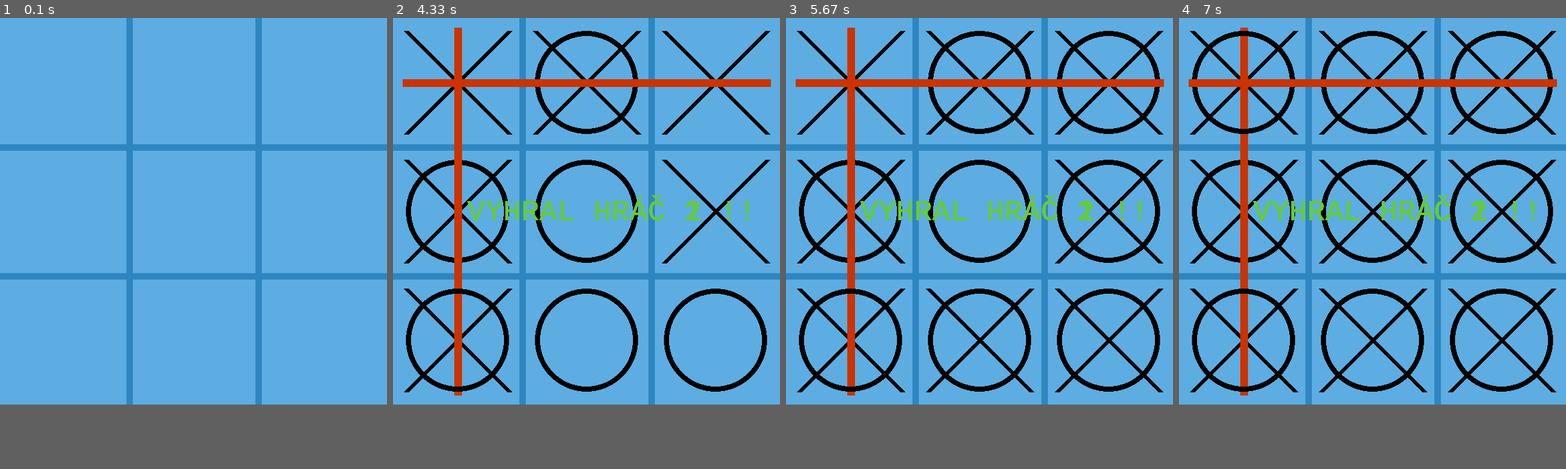
Above: before the commit, frames 1-4 (left to right).
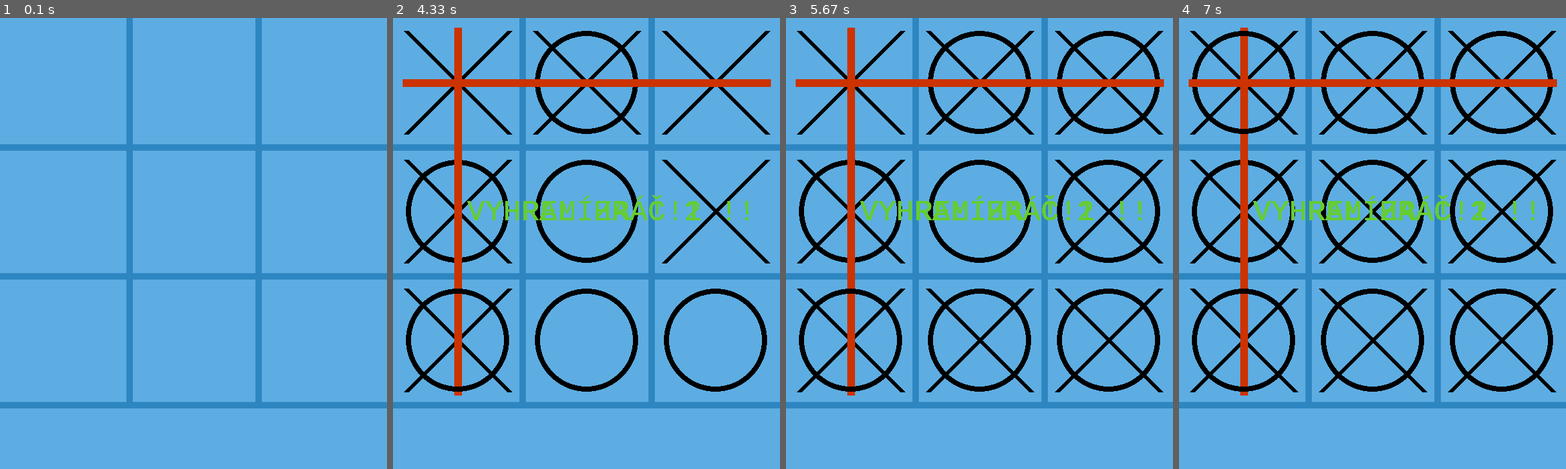
Above: after the commit, the same moments.

Repository: Marek3008/Python
Game: pygame game, started from Pyglet/piskvorky-pygame.py
Two runs of this game, one before a commit and one after it. Both use one fixed random seed, a clock stepped at 60 frames per second and the inputs below.
Inputs (mouse positions are in pixels of both pictures, inside the frame that each line leads up to):
- Up to frame 1 (0.1 s): no input
- Up to frame 2 (4.33 s): press the mouse at (714, 81) at 0.37 s; move the mouse to (640, 99) at 0.47 s; release the mouse at (571, 121) at 0.6 s; press the mouse at (586, 81) at 0.7 s; move the mouse to (516, 225) at 0.8 s; release the mouse at (451, 374) at 0.93 s; press the mouse at (458, 338) at 1.03 s; move the mouse to (551, 261) at 1.13 s; release the mouse at (648, 180) at 1.27 s; press the mouse at (458, 211) at 1.37 s; move the mouse to (516, 311) at 1.47 s; release the mouse at (578, 405) at 1.6 s; press the mouse at (458, 211) at 1.7 s; move the mouse to (451, 220) at 1.8 s; release the mouse at (443, 229) at 1.93 s; press the mouse at (586, 211) at 2.03 s; move the mouse to (601, 311) at 2.13 s; release the mouse at (613, 414) at 2.27 s; press the mouse at (458, 81) at 2.37 s; move the mouse to (571, 144) at 2.47 s; release the mouse at (683, 202) at 2.6 s; press the mouse at (458, 338) at 2.7 s; move the mouse to (540, 257) at 2.8 s; release the mouse at (625, 180) at 2.93 s; press the mouse at (586, 81) at 3.03 s; move the mouse to (551, 202) at 3.13 s; release the mouse at (512, 324) at 3.27 s; press the mouse at (586, 338) at 3.37 s; move the mouse to (555, 365) at 3.47 s; release the mouse at (520, 387) at 3.6 s; press the mouse at (714, 211) at 3.7 s; move the mouse to (663, 166) at 3.8 s; release the mouse at (609, 121) at 3.93 s; click (706, 311) at 4.05 s
- Up to frame 3 (5.67 s): press the mouse at (1099, 311) at 4.37 s; move the mouse to (979, 270) at 4.47 s; release the mouse at (855, 234) at 4.6 s; press the mouse at (1107, 211) at 4.7 s; move the mouse to (1107, 261) at 4.8 s; release the mouse at (1107, 311) at 4.93 s; press the mouse at (979, 338) at 5.03 s; move the mouse to (1037, 270) at 5.13 s; release the mouse at (1095, 198) at 5.27 s; click (1107, 81) at 5.38 s
- Up to frame 4 (7 s): press the mouse at (1372, 211) at 6.2 s; move the mouse to (1415, 144) at 6.3 s; release the mouse at (1457, 76) at 6.43 s; click (1295, 121) at 6.55 s
In our replay, the window is 600x600 before the commit and 600x700 after it. These sizes can differ from the game's own. Grey fills any space a smaller window leaves; there, only what the larger window draws over its background counts as a difference.

The runs differ from the first frame. In frame 1, 1.4% of the frame differs, in the area x 0-100%, y 85-87%; in frame 2, 1.7%; in frame 3, 1.7%; in frame 4, 1.7%, in the area x 0-100%, y 39-87%.

Commit message:
uz funguje remiza a snazim sa dat do grafiky ze ktory hrac je na rade

Diff:
--- a/Pyglet/piskvorky-pygame.py
+++ b/Pyglet/piskvorky-pygame.py
@@ -6,7 +6,7 @@
 pygame.init()
 
 #konstanty a dalsie vecicky
-VYSKA = 600
+VYSKA = 700
 SIRKA = 600
 stlacene = False
 hrac = 1
@@ -22,6 +22,7 @@
 font = pygame.font.SysFont("Consolas", 50)
 nadpis1 = font.render("VYHRAL HRÁČ 1 !!", True, (102, 204, 51))
 nadpis2 = font.render("VYHRAL HRÁČ 2 !!", True, (102, 204, 51))
+remiza1 = font.render("REMÍZA !!", True, (102, 204, 51))
 
 #obrazovka
 obrazovka = pygame.display.set_mode((SIRKA, VYSKA))
@@ -39,11 +40,13 @@
 ciara((0, 200), (600, 200))
 #2. horizontalna
 ciara((0, 400), (600, 400))
-
-
-
-
-def prida_do_hracej_plochy(riadok, stlpec, cislo, namiesto):
+#spodna
+ciara((0, 600), (600, 600))
+
+
+
+
+def prida_do_hracej_plochy(riadok, stlpec, cislo):
     for riadocek in hracia_plocha:
         for nula in riadocek:
             if nula == 0:
@@ -62,74 +65,74 @@
     #vlavo hore
     if pozicia_x in range(0, 200) and pozicia_y in range(0, 200):
         if hrac == 1:
-            prida_do_hracej_plochy(0, 0, 1, 0)
+            prida_do_hracej_plochy(0, 0, 1)
             nakresli_krizik(20, 20, 180, 180, 180, 20, 20, 180)
         if hrac == -1:
-            prida_do_hracej_plochy(0, 0, 2, 0)
+            prida_do_hracej_plochy(0, 0, 2)
             nakresli_kruzok(100, 100)
     #stred hore
     if pozicia_x in range(200, 400) and pozicia_y in range(0, 200):
         if hrac == 1:
-            prida_do_hracej_plochy(0, 1, 1, 0)
+            prida_do_hracej_plochy(0, 1, 1)
             nakresli_krizik(220, 20, 380, 180, 380, 20, 220, 180)
         if hrac == -1:
-            prida_do_hracej_plochy(0, 1, 2, 0)
+            prida_do_hracej_plochy(0, 1, 2)
             nakresli_kruzok(300, 100)
     #vpravo hore
     if pozicia_x in range(400, 600) and pozicia_y in range(0, 200):
         if hrac == 1:
-            prida_do_hracej_plochy(0, 2, 1, 0)
+            prida_do_hracej_plochy(0, 2, 1)
             nakresli_krizik(420, 20, 580, 180, 580, 20, 420, 180)
         if hrac == -1:
-            prida_do_hracej_plochy(0, 2, 2, 0)
+            prida_do_hracej_plochy(0, 2, 2)
             nakresli_kruzok(500, 100)
     #vlavo stred
     if pozicia_x in range(0, 200) and pozicia_y in range(200, 400):
         if hrac == 1:
-            prida_do_hracej_plochy(1, 0, 1, 0)
+            prida_do_hracej_plochy(1, 0, 1)
             nakresli_krizik(20, 220, 180, 380, 180, 220, 20, 380)
         if hrac == -1:
-            prida_do_hracej_plochy(1, 0, 2, 0)
+            prida_do_hracej_plochy(1, 0, 2)
             nakresli_kruzok(100, 300)
     #stred stred
     if pozicia_x in range(200, 400) and pozicia_y in range(200, 400):
         if hrac == 1:
-            prida_do_hracej_plochy(1, 1, 1, 0)
+            prida_do_hracej_plochy(1, 1, 1)
             nakresli_krizik(220, 220, 380, 380, 380, 220, 220, 380)
         if hrac == -1:
             nakresli_kruzok(300, 300)
-            prida_do_hracej_plochy(1, 1, 2, 0)
+            prida_do_hracej_plochy(1, 1, 2)
     #stred vpravo
     if pozicia_x in range(400, 600) and pozicia_y in range(200, 400):
         if hrac == 1:
-            prida_do_hracej_plochy(1, 2, 1, 0)
+            prida_do_hracej_plochy(1, 2, 1)
             nakresli_krizik(420, 220, 580, 380, 580, 220, 420, 380)
         if hrac == -1:
-            prida_do_hracej_plochy(1, 2, 2, 0)
+            prida_do_hracej_plochy(1, 2, 2)
             nakresli_kruzok(500, 300)
     #vlavo dole
     if pozicia_x in range(0, 200) and pozicia_y in range(400, 600):
         if hrac == 1:
-            prida_do_hracej_plochy(2, 0, 1, 0)
+            prida_do_hracej_plochy(2, 0, 1)
             nakresli_krizik(20, 420, 180, 580, 180, 420, 20, 580)
         if hrac == -1:
-            prida_do_hracej_plochy(2, 0, 2, 0)
+            prida_do_hracej_plochy(2, 0, 2)
             nakresli_kruzok(100, 500)
     #stred dole
     if pozicia_x in range(200, 400) and pozicia_y in range(400, 600):
         if hrac == 1:
-            prida_do_hracej_plochy(2, 1, 1, 0)
+            prida_do_hracej_plochy(2, 1, 1)
             nakresli_krizik(220, 420, 380, 580, 380, 420, 220, 580)
         if hrac == -1:
-            prida_do_hracej_plochy(2, 1, 2, 0)
+            prida_do_hracej_plochy(2, 1, 2)
             nakresli_kruzok(300, 500)
     #vpravo dole
     if pozicia_x in range(400, 600) and pozicia_y in range(400, 600):
         if hrac == 1:
-            prida_do_hracej_plochy(2, 2, 1, 0)
+            prida_do_hracej_plochy(2, 2, 1)
             nakresli_krizik(420, 420, 580, 580, 580, 420, 420, 580)
         if hrac == -1:
-            prida_do_hracej_plochy(2, 2, 2, 0)
+            prida_do_hracej_plochy(2, 2, 2)
             nakresli_kruzok(500, 500)
 
 
@@ -191,7 +194,9 @@
         pygame.draw.line(obrazovka, (204, 51, 0), (585, 15), (15, 585), 12)
         obrazovka.blit(nadpis2, (115, 275))
         vyherca = "2"
-
+def remiza():
+    if 0 not in hracia_plocha[0] and 0 not in hracia_plocha[1] and 0 not in hracia_plocha[2]:
+        obrazovka.blit(remiza1, (200, 275))
 
 
 #hlavny cyklus ktory tu tiez musi byt, v nom je vlastne napisane to co sa ma diat
@@ -209,8 +214,11 @@
             skontroluj_horizontalne()
             skontroluj_vertikalne()
             skontroluj_diagonalne()
+            remiza()
         if udalost.type == pygame.MOUSEBUTTONUP and stlacene == True:
             stlacene = False
             hrac *= -1
-
+        if vyherca == "2" or vyherca == "1":
+            pygame.quit()
+            sys.exit()
     pygame.display.update()
